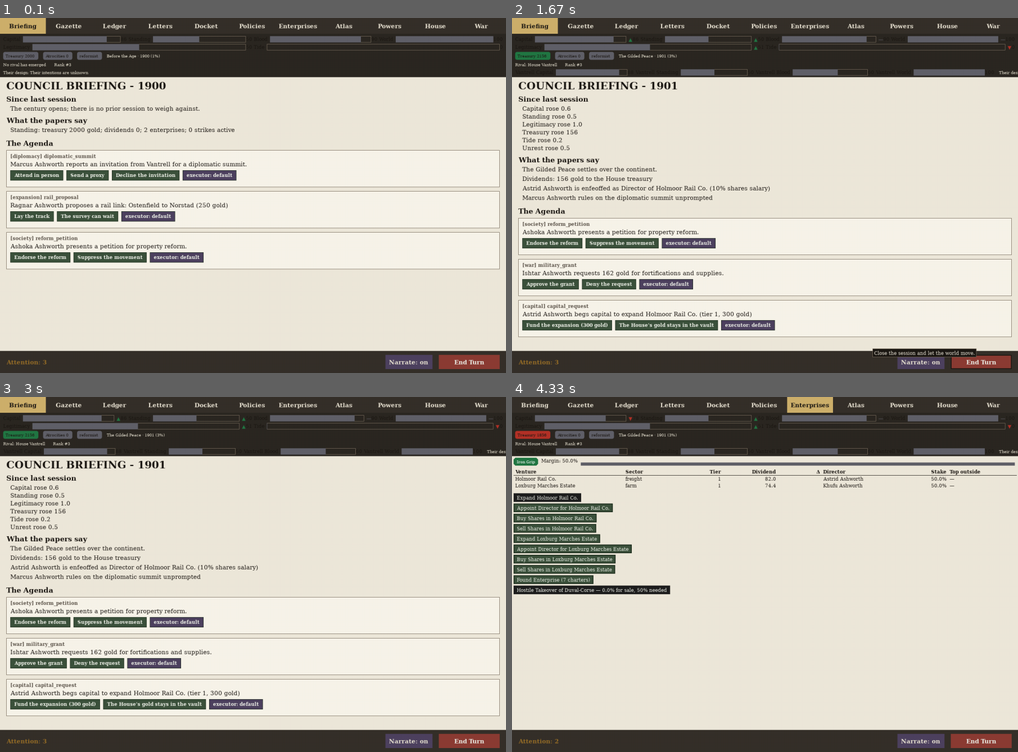
Above: before the commit, frames 1-4 (two rows, left to right).
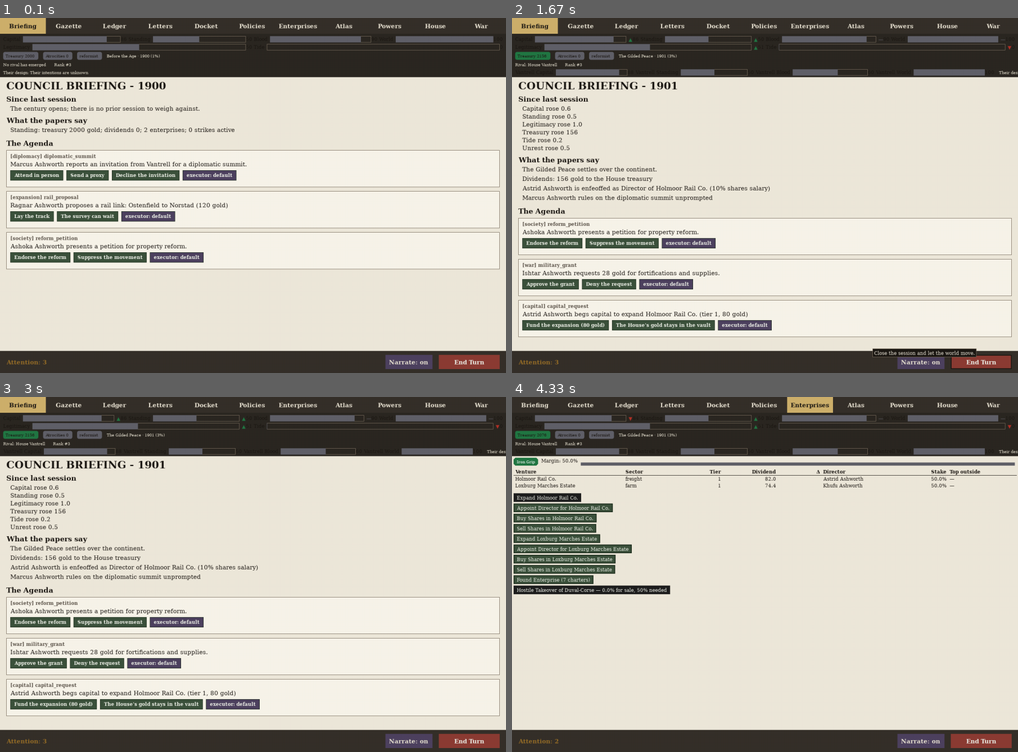
Above: after the commit, the same moments.

Repository: civersen222/Guilded-Age
Game: pygame game, started from gilded/__main__.py
Two runs of this game, one before a commit and one after it. Both use one fixed random seed, a clock stepped at 60 frames per second and the inputs below.
Inputs (mouse positions are in pixels of both pictures, inside the frame that each line leads up to):
- Up to frame 1 (0.1 s): no input
- Up to frame 2 (1.67 s): click "Enterprises" at 0.38 s; click (765, 216) at 0.72 s; click "Enterprises" at 1.05 s; click "End Turn" at 1.38 s
- Up to frame 3 (3 s): click (263, 453) at 1.72 s
- Up to frame 4 (4.33 s): click "Enterprises" at 3.05 s; click (572, 496) at 3.38 s; click (921, 567) at 3.72 s

The runs differ from the first frame. In frame 1, less than 0.1% of the frame differs, in the area x 39-41%, y 52-54%; in frame 2, 0.5%, in the area x 14-52%, y 71-89%; in frame 3, 0.5%; in frame 4, 0.2%.

Commit message:
WIP: previous run's cost reductions; economy inflated, suite red

Diff:
--- a/gilded/docket.py
+++ b/gilded/docket.py
@@ -34,9 +34,9 @@
 MAX_PETITIONS = 6                 # per house per turn
 BETROTHAL_CHANCE = 0.25
 HEIR_DEMAND_CHANCE = 0.2
-RAIL_COST = 250.0
-BUYOFF_COST = 150.0
-COMPENSATE_COST = 100.0
+RAIL_COST = 120.0
+BUYOFF_COST = 80.0
+COMPENSATE_COST = 60.0
 HEIR_ALLOWANCE = 100.0
 TOUR_UNREST_RELIEF = 10.0
 TOUR_STRESS = 8
@@ -485,7 +485,7 @@
 
     def _appease(ctx) -> List[str]:
         house = ctx.game.houses[ctx.house]
-        cost = 75.0
+        cost = 25.0
         if house.treasury < cost:
             return [f"The treasury cannot spare {cost:.0f} gold to appease {char.name}"]
         house.debit(ctx.game.turn, "courtier appeasement", cost)
@@ -658,7 +658,7 @@
     if not provinces:
         return None
     prov = provinces[sub.randint(0, len(provinces) - 1)]
-    cost = 200 + sub.randint(0, 300)
+    cost = 50 + sub.randint(0, 100)
 
     def _accept_lease(ctx) -> List[str]:
         house = ctx.game.houses[ctx.house]
@@ -696,7 +696,7 @@
     if not house_names:
         return None
     rival_name = house_names[sub.randint(0, len(house_names) - 1)]
-    revenue = 50 + sub.randint(0, 100)
+    revenue = 20 + sub.randint(0, 30)
 
     def _grant_concession(ctx) -> List[str]:
         house = ctx.game.houses[ctx.house]
@@ -728,7 +728,7 @@
     marshal = realm.court.positions.get(CourtPosition.MARSHAL)
     if marshal is None or not marshal.is_alive:
         return None
-    cost = 150 + sub.randint(0, 250)
+    cost = 25 + sub.randint(0, 50)
 
     def _approve_grant(ctx) -> List[str]:
         house = ctx.game.houses[ctx.house]
@@ -766,7 +766,7 @@
     if not house_names:
         return None
     rival_name = house_names[sub.randint(0, len(house_names) - 1)]
-    cost = 100 + sub.randint(0, 150)
+    cost = 20 + sub.randint(0, 30)
 
     def _attend_summit(ctx) -> List[str]:
         house = ctx.game.houses[ctx.house]
@@ -803,7 +803,7 @@
         return None
     topics = ["press freedom", "public order", "tax reform", "military spending"]
     topic = topics[sub.randint(0, len(topics) - 1)]
-    cost = 50 + sub.randint(0, 100)
+    cost = 25 + sub.randint(0, 50)
 
     def _comply(ctx) -> List[str]:
         house = ctx.game.houses[ctx.house]
@@ -836,7 +836,7 @@
         return None
     reforms = ["education reform", "labor rights", "property reform", "religious freedom"]
     reform = reforms[sub.randint(0, len(reforms) - 1)]
-    cost = 75 + sub.randint(0, 150)
+    cost = 25 + sub.randint(0, 50)
 
     def _endorse_reform(ctx) -> List[str]:
         house = ctx.game.houses[ctx.house]
--- a/gilded/enterprises.py
+++ b/gilded/enterprises.py
@@ -28,7 +28,7 @@
 }
 WORKFORCE_PER_TIER = 10          # thousands employed per capital tier
 TIER_MAX = 5
-EXPAND_COST = {2: 300.0, 3: 500.0, 4: 800.0, 5: 1200.0}   # gold to reach tier
+EXPAND_COST = {2: 80.0, 3: 130.0, 4: 220.0, 5: 350.0}   # gold to reach tier
 EXPAND_TURNS = {2: 2, 3: 2, 4: 3, 5: 3}
 
 
--- a/gilded/tests/test_agenda.py
+++ b/gilded/tests/test_agenda.py
@@ -140,7 +140,7 @@
     g = GildedGame(seed=5)
     while g.turn < 13:
         g.end_turn()
-    a, b = "Ferrenholt", "Mordaine"
+    a, b = "Ferrenholt", "Karsgate"  # no marriage tie at this point (rebalanced costs changed ties)
     goal = Goal("Dynasty", b, g.turn, 10, "wed")
     proposed = goal_initiative(g, a, goal)          # no tie yet
     assert proposed is not None
@@ -156,7 +156,7 @@
         g.end_turn()
     h = "Ferrenholt"
     tgt = _weakest_neighbor(g, h)
-    assert tgt == "Karsgate"
+    assert tgt == "Ashworth"
     out = goal_initiative(g, h, Goal("Conquest", tgt, g.turn, 10, "war"))
     assert out is not None
     verb, kw = out
@@ -179,7 +179,7 @@
     """Return a game at seed 5, advanced to turn 13, plus Ferrenholt house.
 
     At this state every target helper returns a STRICTLY unique value-winner:
-      _weakest_neighbor -> Karsgate
+      _weakest_neighbor -> Ashworth (rebalanced costs changed treasury trajectories)
       _richest_rival    -> Duval-Corse  (3 enterprises, all others 2)
       _best_relations   -> Brandtner    (28, next best Ashworth 26)
       _strongest_rival  -> Vantrell     (2809.4, next Duval-Corse 1606.3)
@@ -258,10 +258,10 @@
     """Truce recorded at exactly g.turn has expired — target is eligible."""
     g = _fixture_game()
     h = "Ferrenholt"
-    # Set truce with Karsgate expiring exactly at current turn
-    g.houses[h].truces["Karsgate"] = g.turn
-    # Karsgate should still be eligible (truce expired)
-    assert _weakest_neighbor(g, h) == "Karsgate"
+    # Set truce with Ashworth expiring exactly at current turn
+    g.houses[h].truces["Ashworth"] = g.turn
+    # Ashworth should still be eligible (truce expired) — weakest neighbor
+    assert _weakest_neighbor(g, h) == "Ashworth"
 
 
 def test_r4_truce_after_turn_blocking():
@@ -409,7 +409,7 @@
     """Conquest -> weakest neighbour."""
     g = _fixture_game()
     h = "Ferrenholt"
-    assert _target_for(g, h, "Conquest") == "Karsgate"
+    assert _target_for(g, h, "Conquest") == "Ashworth"
 
 
 def test_r9_target_for_buyout():
--- a/gilded/tests/test_ai.py
+++ b/gilded/tests/test_ai.py
@@ -816,14 +816,15 @@
 
 def test_s17_expanding_needs_more_gold_than_the_price():
     """B10-afford: expanding needs treasury > price (strict), not >=.
-    One works at tier 2 (expand to tier 3 costs 500). Other parked at tier 5 (cap).
-    Gold 500 → correct None (not strictly greater), broken expands.
-    Gold 501 → correct expands. Both sides bracket the threshold."""
+    One works at tier 4 (expand to tier 5 costs 600). Other parked at tier 5 (cap).
+    Treasury set to 600 to avoid sell_shares trigger (< 500).
+    Gold 600 → correct None (not strictly greater than 600), broken expands.
+    Gold 601 → correct expands. Both sides bracket the threshold."""
     g = _game()
     realm = g.realms[HOUSE]
     a, b = _works(g)
     assert a.eid < b.eid
-    a.tier = 2
+    a.tier = 4  # expand to tier 5 costs 350
     b.tier = 5
     a.under_construction = 0
     b.under_construction = 0
@@ -837,12 +838,12 @@
     ruler = realm.ruler
     ruler.dispositions["ambitious_content"] = 80.0
     ruler.dispositions["militarist_pacifist"] = 0.0
-    # Gold exactly 500 — the expand price for tier 2→3
-    g.houses[HOUSE].treasury = 500
+    # Gold exactly 350 — the expand price for tier 4→5 (not strictly greater)
+    g.houses[HOUSE].treasury = 350
     result = _pick_initiative(g, HOUSE, realm)
     assert result is None
-    # Gold 501 — strictly more than 500
-    g.houses[HOUSE].treasury = 501
+    # Gold 351 — strictly more than 350
+    g.houses[HOUSE].treasury = 351
     result = _pick_initiative(g, HOUSE, realm)
     assert result is not None
     assert result[0] == "expand_enterprise"
--- a/gilded/ui/app.py
+++ b/gilded/ui/app.py
@@ -61,13 +61,20 @@
 def _apply_action(state: AppState, action: dict) -> None:
     """Turn one view action into a move on the game (the UI stays a client)."""
     for key in action:
-        act = ACTIONS.get(key)
-        if act is None:
-            continue
-        ok, _reason = act.eligible(state.game, state.house, action)
-        if not ok:
-            return
-        result = act.dispatch(state.game, state.house, state.view, action)
+        if key == "adjust_garrison":
+            from gilded.ui.actions import _adjust_garrison_eligible, _adjust_garrison_dispatch
+            ok, _reason = _adjust_garrison_eligible(state.game, state.house, action)
+            if not ok:
+                return
+            result = _adjust_garrison_dispatch(state.game, state.house, state.view, action)
+        else:
+            act = ACTIONS.get(key)
+            if act is None:
+                continue
+            ok, _reason = act.eligible(state.game, state.house, action)
+            if not ok:
+                return
+            result = act.dispatch(state.game, state.house, state.view, action)
         if result:
             if isinstance(result, dict):
                 for k, value in result.items():
